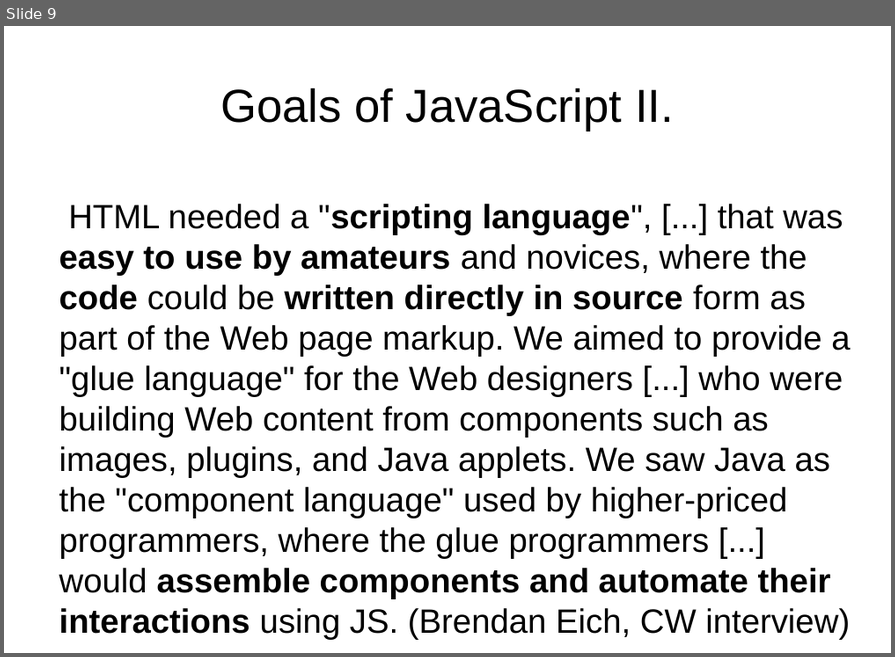
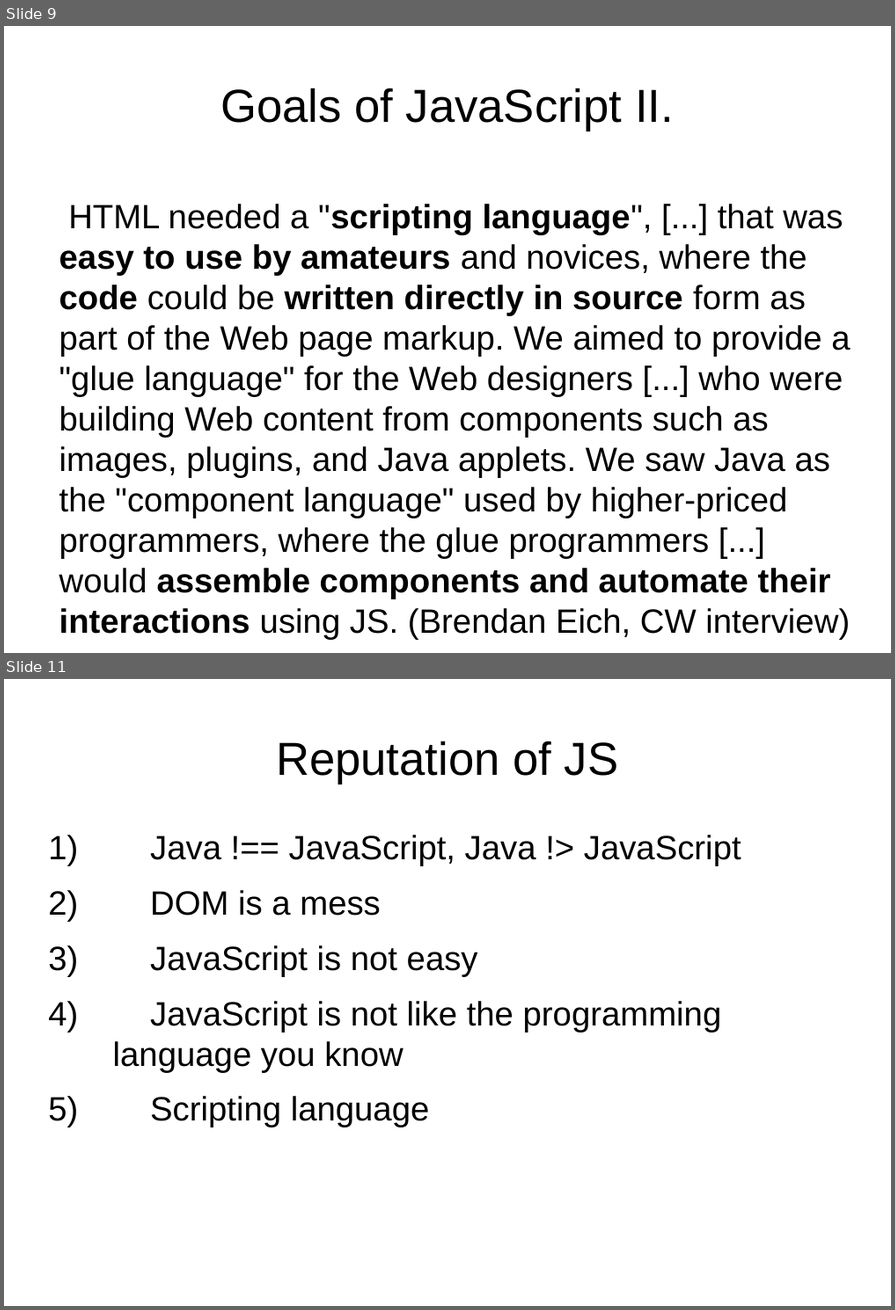
Before and after one commit to peterborkuti/other, a slide deck: JavaScriptBasics/jsbasics-slide.odp. Shown one above the other, each under a label of ours: slide 9 before the commit, slides 9 and 11 after it; the slides between them are not shown. The pictures are 895x657 and 895x1310 pixels, drawn with LibreOffice and Linux fonts; fonts in the diff are those of the drawing. Boxes give left, top, right and bottom in pixels: in the first picture for what was removed or moved away, otherwise in the second. Text is boxed around its words. In the diff, an @@ line names an element or a change of style, - is before the commit and + after.

```diff
--- a/JavaScriptBasics/jsbasics-slide.odp
+++ b/JavaScriptBasics/jsbasics-slide.odp
@@ slide 11 added at (4, 679, 891, 1306), background #FFFFFF @@
@@ title added at (276, 741, 618, 784), 44 pt, text #000000 @@
+Reputation of JS
@@ text added at (113, 835, 741, 1128), 32 pt, text #000000 @@
+1) Java !== JavaScript, Java !> JavaScript
+2) DOM is a mess
+3) JavaScript is not easy
+4) JavaScript is not like the programming language you know
+5) Scripting language
```
Also in this commit, not shown: 7 slides changed, 8 other slides added, 2 other files.
